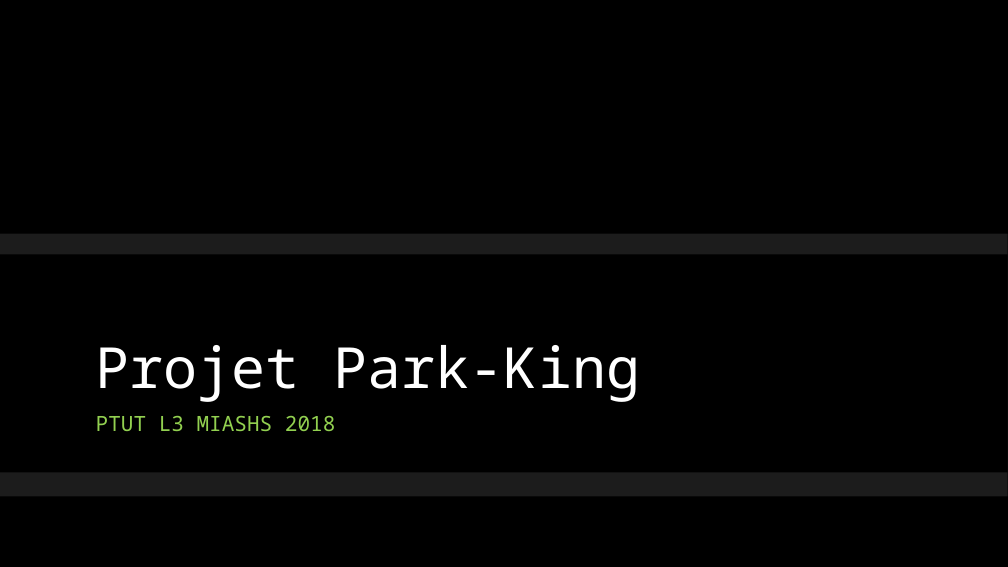
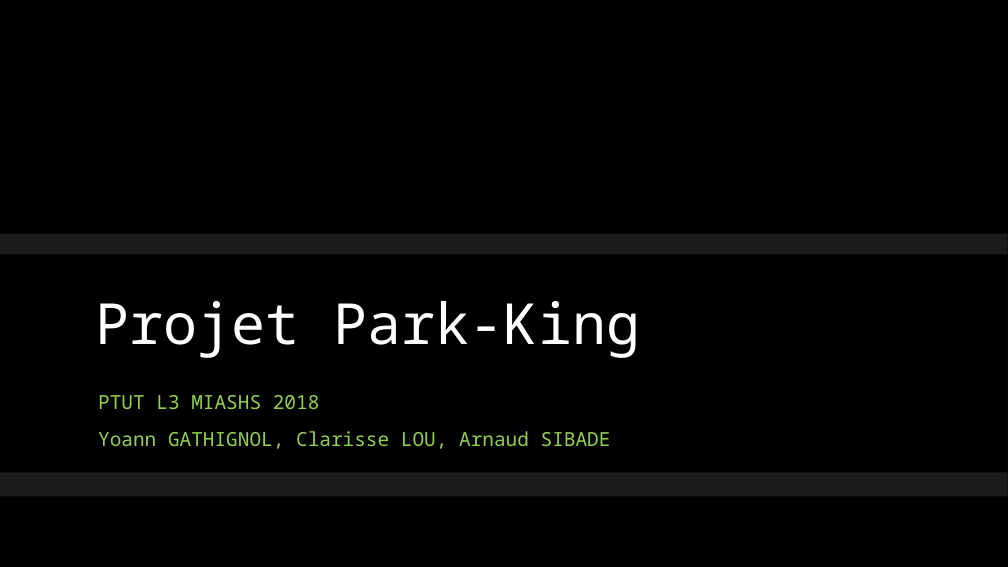
Before and after one commit to YoannGa/PTUT2018, a slide deck: slide 1 of Projet Park-King.pptx. Drawn at 1008x567 pixels with LibreOffice and Linux fonts; fonts in the diff are those of the drawing; background and template pictures are left out. Boxes give left, top, right and bottom in pixels: in the first picture for what was removed or moved away, otherwise in the second. Text is boxed around its words. In the diff, an @@ line names an element or a change of style, - is before the commit and + after.

Commit message:
Presentation

```diff
--- a/Projet Park-King.pptx
+++ b/Projet Park-King.pptx
@@ title "Projet Park-King" moved from (x1=96, y1=345, x2=640, y2=402) to (x1=96, y1=301, x2=640, y2=358) @@
@@ subtitle "PTUT L3 MIASHS 2018" moved from (x1=96, y1=415, x2=335, y2=431) to (x1=98, y1=395, x2=611, y2=449) @@
@@ subtitle at (x1=98, y1=395, x2=320, y2=409): size 20 to 18.5 pt in "PTUT L3 MIASHS 2018"; line spacing 0.9 to 0.8 @@
@@ subtitle at (x1=98, y1=431, x2=611, y2=449): paragraph added @@
+Yoann GATHIGNOL, Clarisse LOU, Arnaud SIBADE
```
Also in this commit, not shown: 1 other slide changed.
